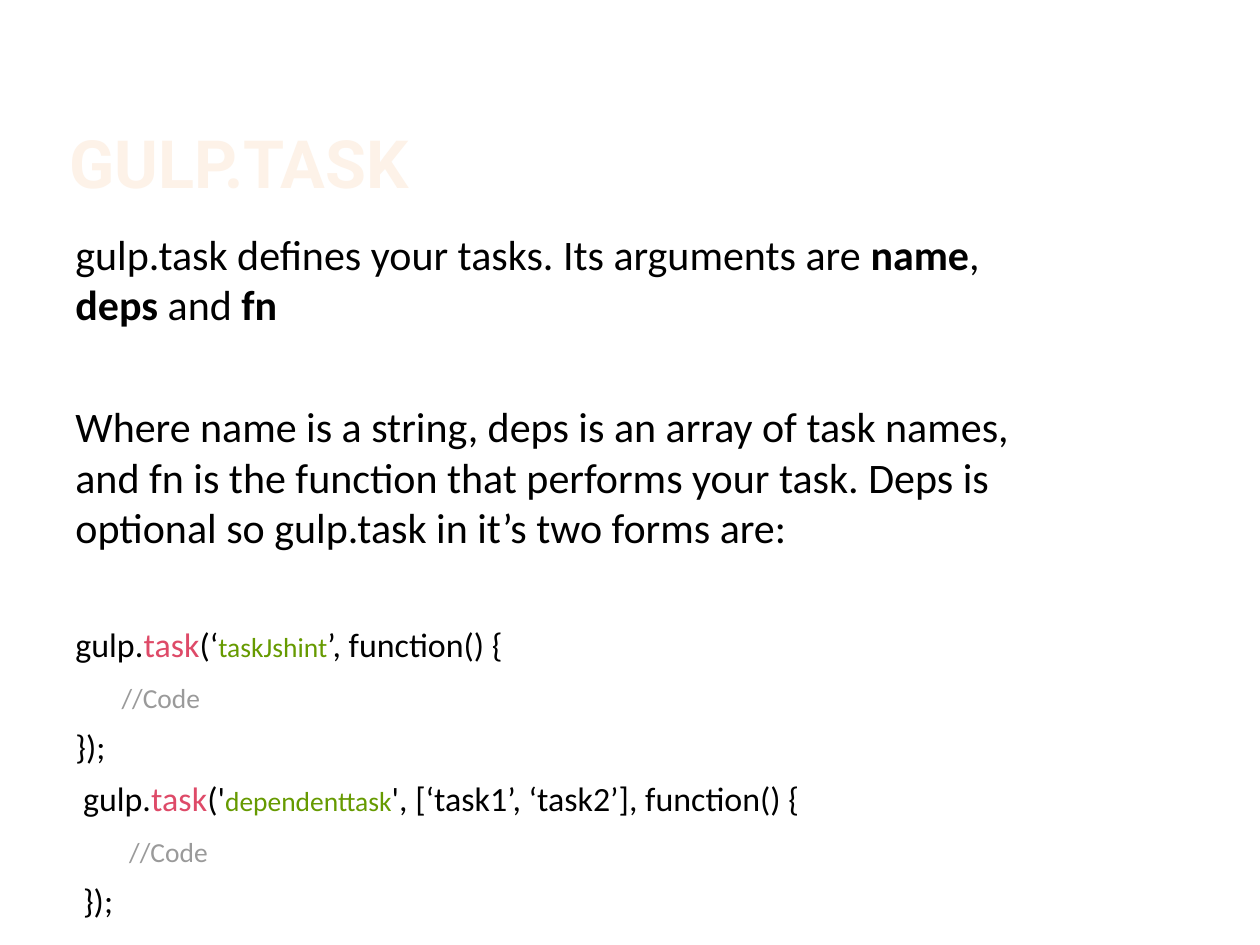
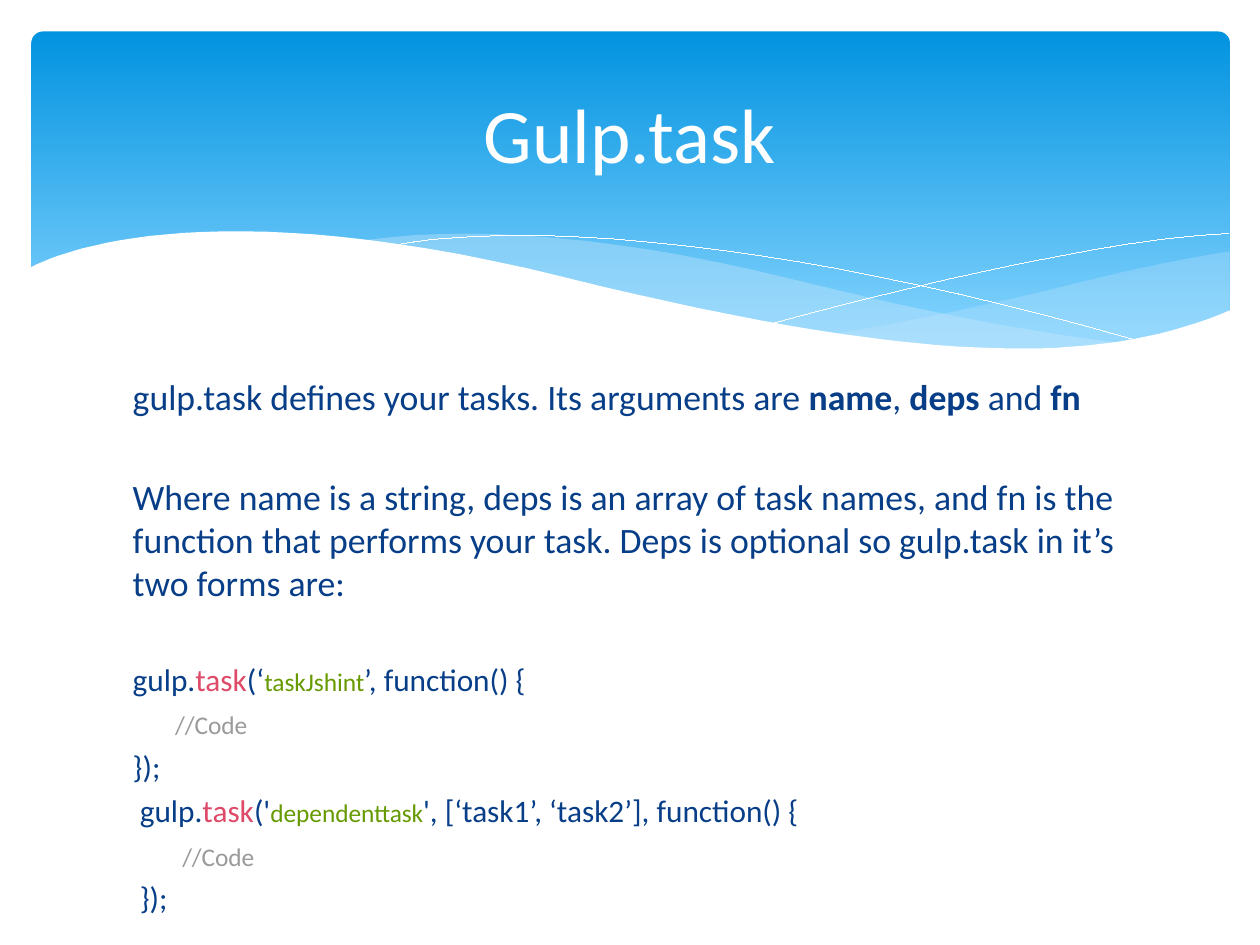
Before and after one commit to sintu-patel/project-scaffolding, a slide deck: slide 22 of dev/docs/Setup Gulp in Front End Project.pptx. Drawn at 1260x945 pixels with LibreOffice and Linux fonts; fonts in the diff are those of the drawing; background and template pictures are left out. Boxes give left, top, right and bottom in pixels: in the first picture for what was removed or moved away, otherwise in the second. Text is boxed around its words. In the diff, an @@ line names an element or a change of style, - is before the commit and + after.

```diff
--- a/dev/docs/Setup Gulp in Front End Project.pptx
+++ b/dev/docs/Setup Gulp in Front End Project.pptx
@@ rounded rectangle added at [32,32,1230,372], fill gradient #0293E0 to #83D3FE @@
@@ title "Gulp.task" at [484,109,776,176]: vertical alignment bottom to middle @@
@@ title at [484,109,776,176]: text changed; size 38 to 44 pt; font Roboto to Calibri; text colour gradient #FEF7F1 to #FEF3E8 to #FBCF9C to #F9B94C to #FFFFFF; bold off @@
-GULP.TASK
+Gulp.task
@@ group added at [29,232,1231,415]: 5 freeform shapes @@
@@ text "gulp.task defines your tasks. Its ...": place and size @@
-text "gulp.task defines your tasks. Its ..." at [75,240,1008,863]
+text "gulp.task defines your tasks. Its ..." at [133,385,1114,828]
@@ text "gulp.task defines your tasks. Its ..." at [133,385,1114,828]: size 24.1 to 20.4 pt in "gulp.task defines your tasks. Its arguments are ...", "Where name is a string, deps is ..."; text colour #000000 to #073E87 in "gulp.task defines your tasks. Its arguments are ...", "Where name is a string, deps is ...", "gulp.task(‘taskJshint’, function() {", "});" and 2 more places; size 19.4 to 17.9 pt in "gulp.task(‘taskJshint’, function() {", "});", "gulp.task('dependenttask', [‘task1’, ‘task2’], function() {", "});"; size 15.7 to 14.4 pt in "gulp.task(‘taskJshint’,", "//Code", "gulp.task('dependenttask',", "//Code"; less space between paragraphs @@
```
Also in this commit, not shown: 28 other slides changed.
